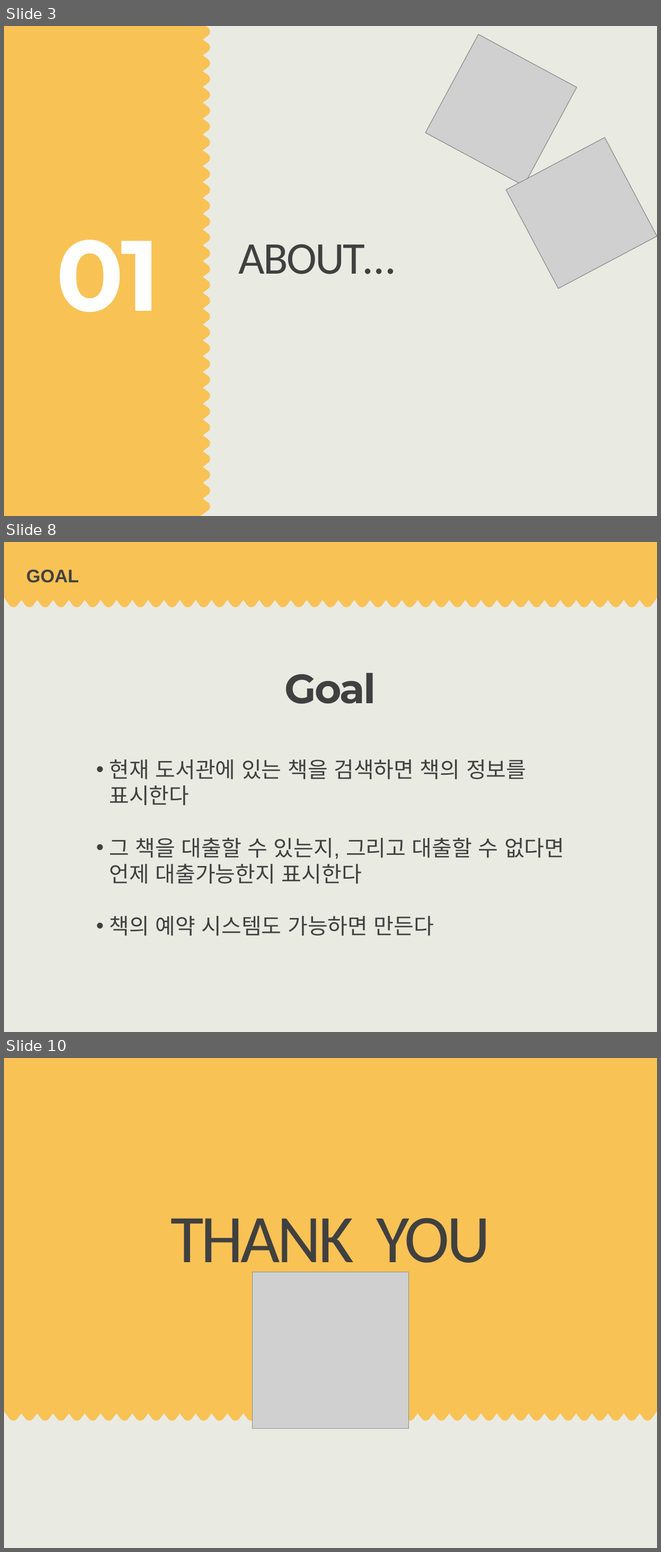
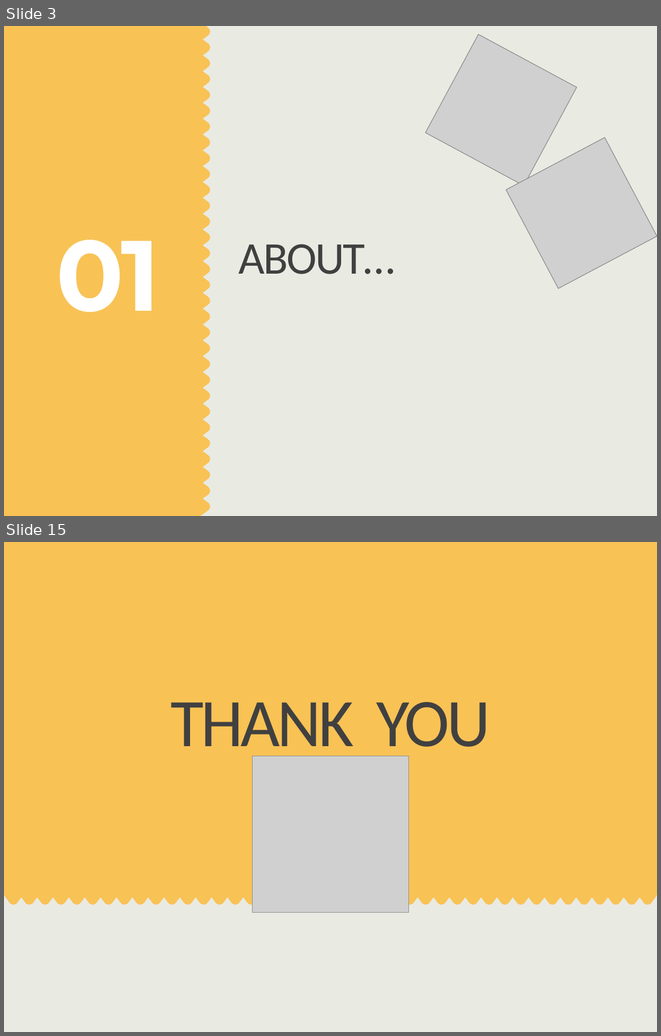
Before and after one commit to ilovethisid/Data-Structure-Design, a slide deck: week1.pptx. Shown one above the other, each under a label of ours: slides 3, 8 and 10 before the commit, slides 3 and 15 after it; the slides between them are not shown. The pictures are 661x1552 and 661x1036 pixels, drawn with LibreOffice and Linux fonts; fonts in the diff are those of the drawing; grey boxes stand for pictures. Boxes give left, top, right and bottom in pixels: in the first picture for what was removed or moved away, otherwise in the second. Text is boxed around its words. In the diff, an @@ line names an element or a change of style, - is before the commit and + after.

```diff
--- a/week1.pptx
+++ b/week1.pptx
@@ slide 8 removed at box(4, 542, 657, 1032), background #E9EAE2 @@
@@ freeform shape removed at box(4, 542, 657, 607) @@
@@ title removed at box(26, 570, 79, 583) @@
-GOAL
@@ text removed at box(285, 673, 376, 704) @@
-Goal
@@ text removed at box(109, 759, 564, 935) @@
-• 현재 도서관에 있는 책을 검색하면 책의 정보를 표시한다
-• 그 책을 대출할 수 있는지, 그리고 대출할 수 없다면 언제 대출가능한지 표시한다
-• 책의 예약 시스템도 가능하면 만든다
@@ what was slide 10 is now slide 15 @@
```
Also in this commit, not shown: 4 slides changed, 8 slides added, 2 other slides removed.
